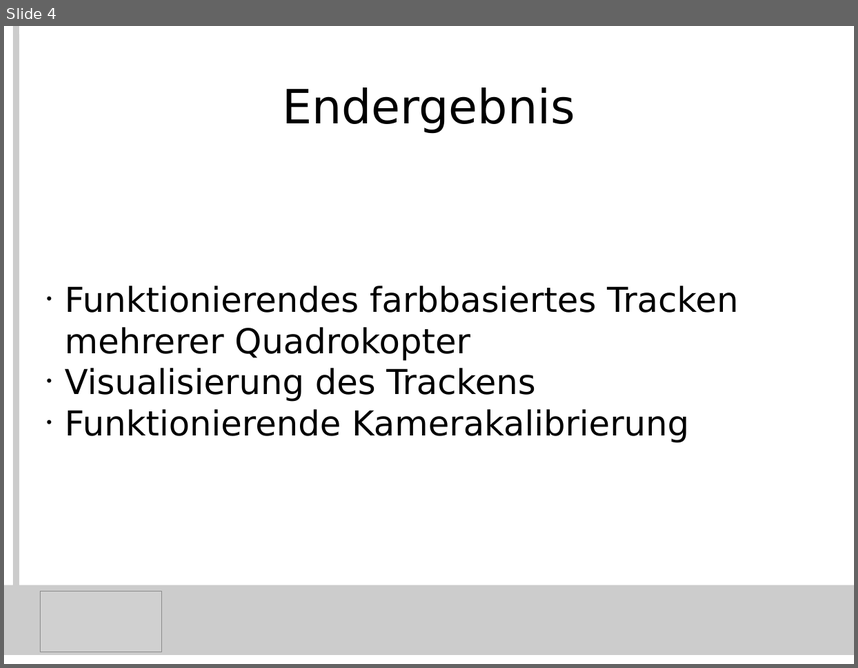
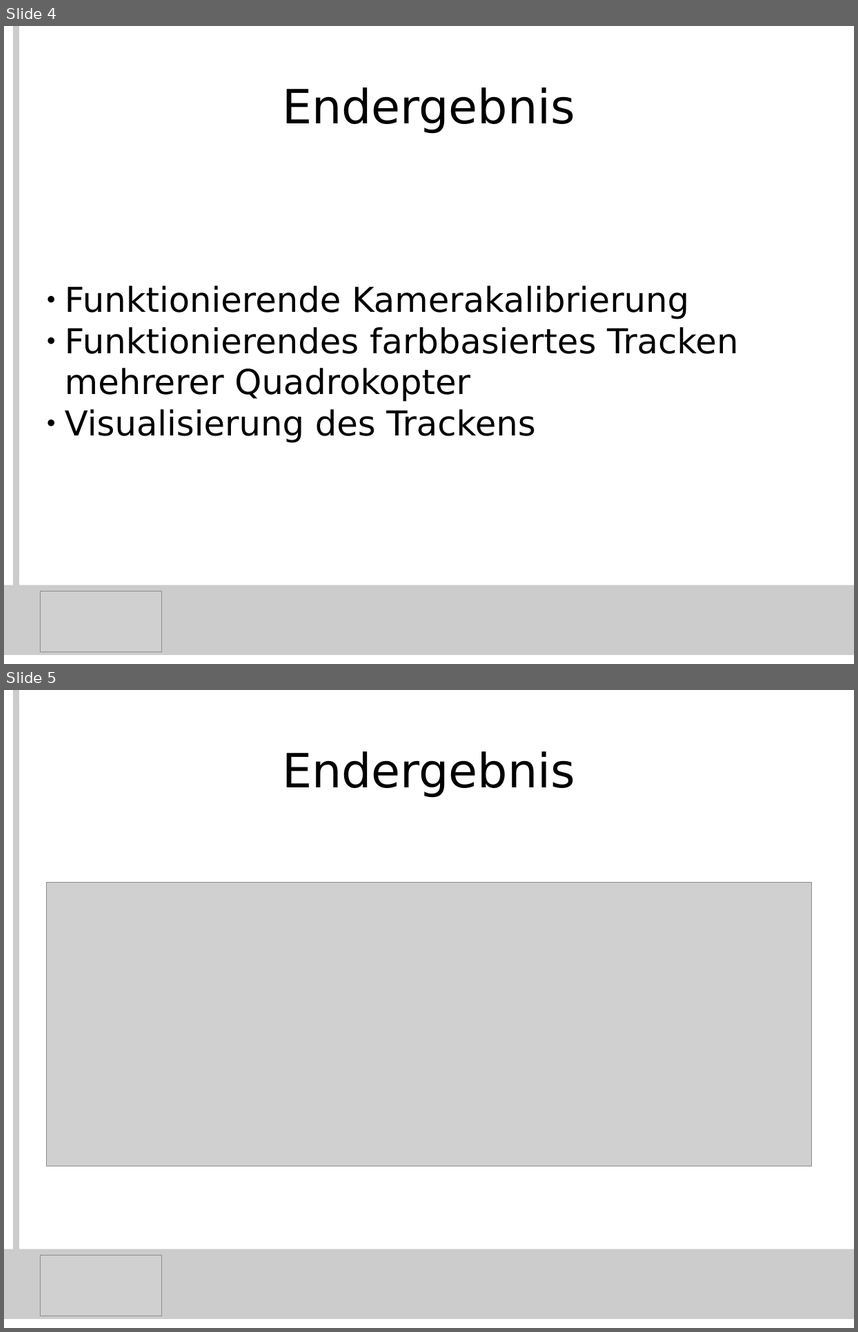
Before and after one commit to KITrokopter/Presentation, a slide deck: camera_module/Folien Kameramodul.odp. Shown one above the other, each under a label of ours: slide 4 before the commit, slides 4 and 5 after it. The pictures are 858x668 and 858x1332 pixels, drawn with LibreOffice and Linux fonts; fonts in the diff are those of the drawing; grey boxes stand for pictures. Boxes give left, top, right and bottom in pixels: in the first picture for what was removed or moved away, otherwise in the second. Text is boxed around its words. In the diff, an @@ line names an element or a change of style, - is before the commit and + after.

```diff
--- a/camera_module/Folien Kameramodul.odp
+++ b/camera_module/Folien Kameramodul.odp
@@ slide 5 added at <box>4,690,854,1328</box>, background #FFFFFF @@
@@ line added from (16, 690) to (16, 1310), #CCCCCC 5.67 pt @@
@@ title added at <box>282,751,575,797</box>, 44 pt, text #000000 @@
+Endergebnis
@@ picture added at <box>46,882,812,1166</box> @@
@@ rectangle added at <box>4,1248,854,1319</box>, fill #CCCCCC @@
@@ picture added at <box>41,1254,161,1316</box> @@
@@ slide 4 changed as well @@
@@ subtitle at <box>65,285,689,319</box>: paragraph added @@
+● Funktionierende Kamerakalibrierung
@@ subtitle at <box>65,327,738,443</box>: bullet • to ● @@
@@ subtitle at <box>65,409,689,443</box>: paragraph removed @@
-• Funktionierende Kamerakalibrierung
```
Also in this commit, not shown: 3 other slides changed, 1 other file.
